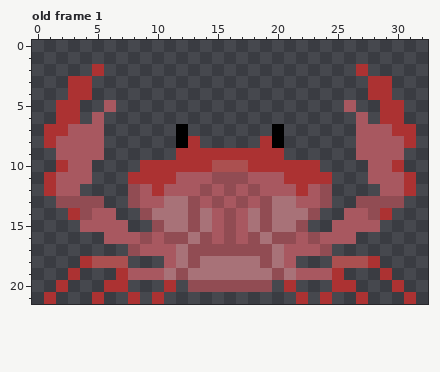
A pixel-art file gets an edit: assets/art/crab.aseprite. This is how it looked before the edit.
33x22 pixels, 2 frames. Shown: old frame 1. The commit also changed other frames, which this record leaves out.
After:
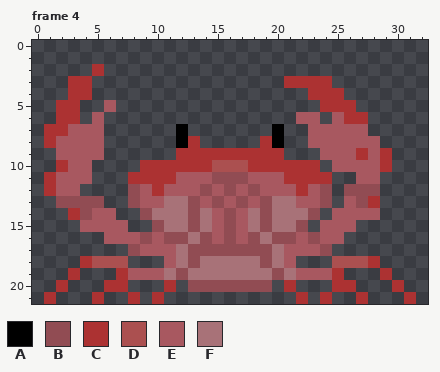
Palette (. is transparent): A #000000  B #914c53  C #ac3232  D #ab5050  E #a85860  F #a87278
A new or re-ordered frame is compared with the old frame closest to it.
What changed:
frames 2 -> 4
--- frame 4 is new; against old frame 1
@@ x 19..32 @@
  1 ..............
- 2 ........C.....
- 3 .........CC...
- 4 .........CC...
- 5 .......E..CC..
- 6 ........E.CC..
- 7 .A......EEECC.
- 8 CA......EEEEC.
- 9 CC......EEEE..
-10 CCCCC....EEC..
-11 EECCCC...EEEC.
-12 EEECEB....EEC.
-13 BFFEEB..BBBB..
-14 BFFFB..EEBC...
-15 BFFB..EEEE....
-16 FBBEBEEE......
+ 2 ..............
+ 3 ..CCCC........
+ 4 ....CCC.......
+ 5 .....CCC......
+ 6 ...EE.ECC.....
+ 7 .A..EEEEE.....
+ 8 CA..EEEEEE....
+ 9 CC...EEECEC...
+10 CCCCC.EEEEC...
+11 EECCCC..EE....
+12 EEECEB.BBB....
+13 BFFEEB.EBC....
+14 BFFFB.EEEE....
+15 BFFB.EEE......
+16 FBBEBEE.......
 17 BFEEEB........
